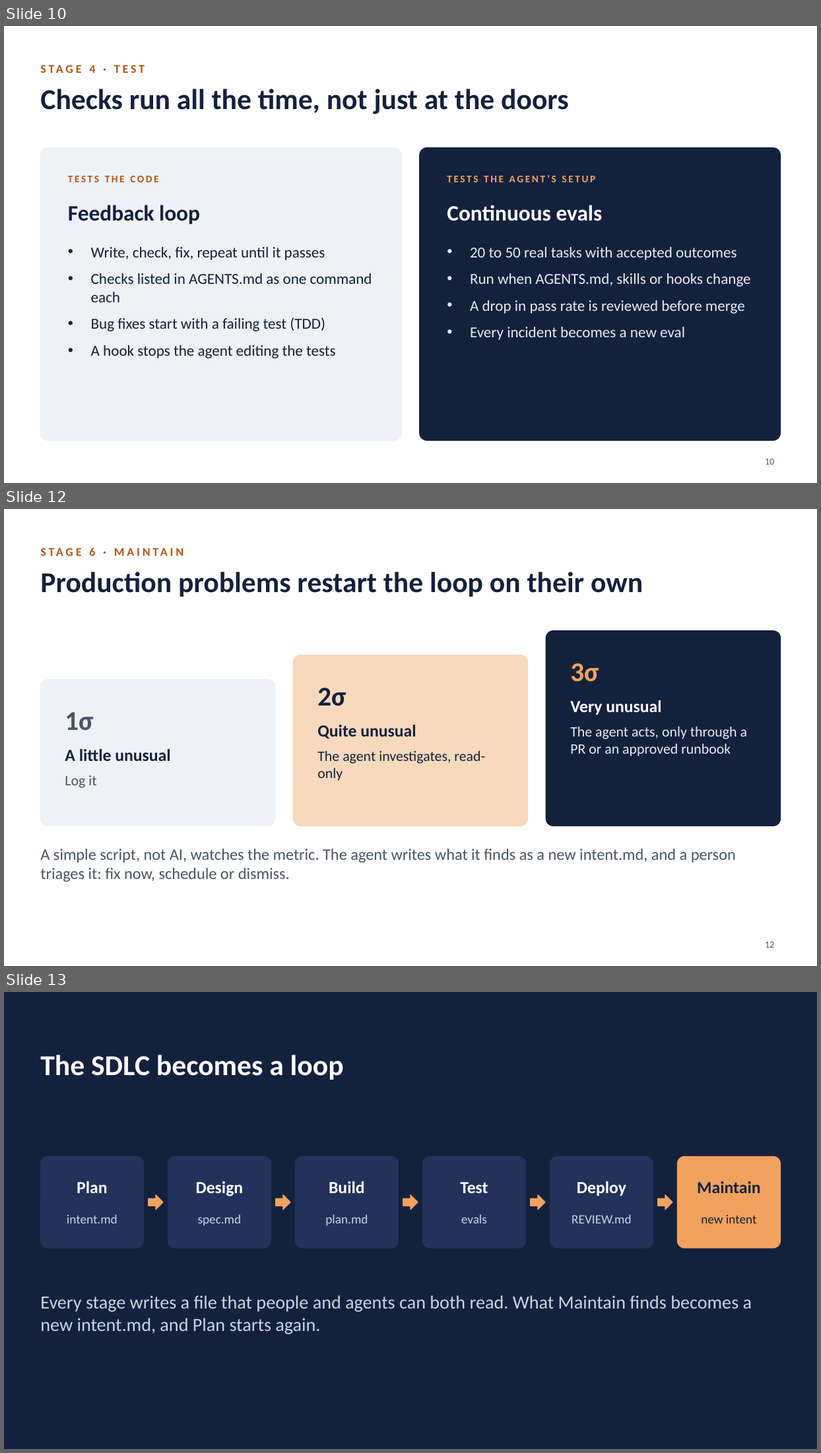
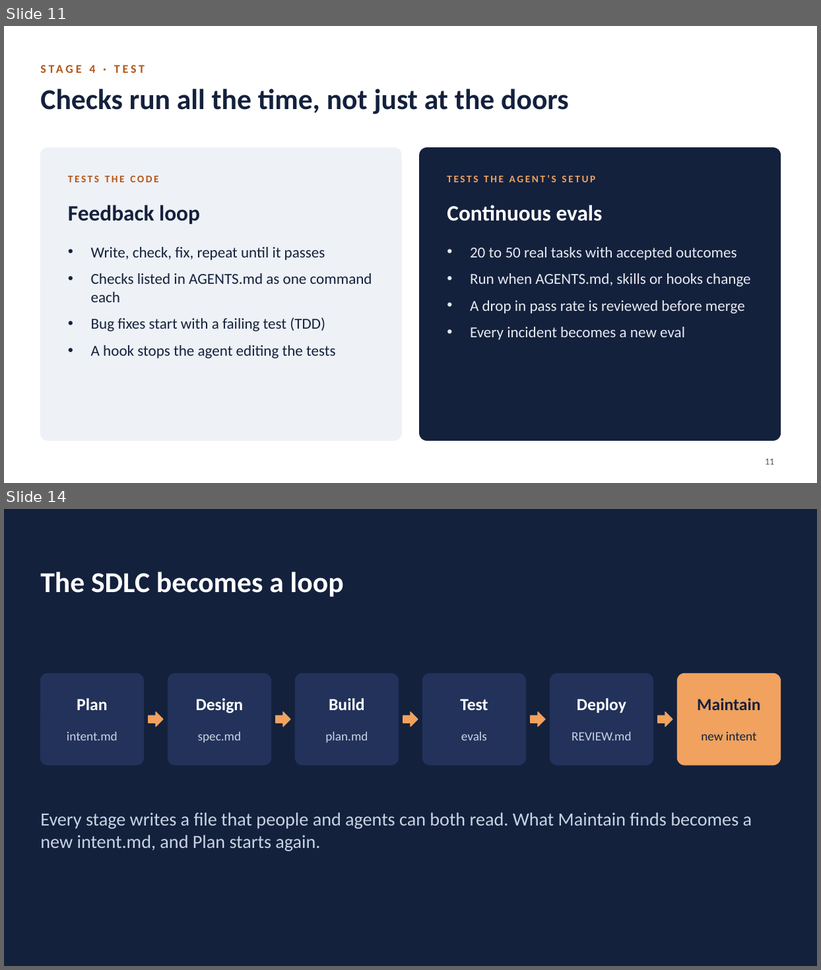
Before and after one commit to coderdark/AI-Native-SDLC, a slide deck: AI-Native-SDLC.pptx. Shown one above the other, each under a label of ours: slides 10, 12 and 13 before the commit, slides 11 and 14 after it; the slides between them are not shown. The pictures are 821x1453 and 821x970 pixels, drawn with LibreOffice and Linux fonts; fonts in the diff are those of the drawing. Boxes give left, top, right and bottom in pixels: in the first picture for what was removed or moved away, otherwise in the second. Text is boxed around its words. In the diff, an @@ line names an element or a change of style, - is before the commit and + after.

```diff
--- a/AI-Native-SDLC.pptx
+++ b/AI-Native-SDLC.pptx
@@ slide 12 removed at (x1=4, y1=509, x2=817, y2=966), background #FFFFFF @@
@@ text removed at (x1=89, y1=547, x2=95, y2=556) @@
-STAGE 6 · MAINTAIN
@@ title removed at (x1=40, y1=572, x2=643, y2=597) @@
-Production problems restart the loop on their own
@@ rounded rectangle removed at (x1=547, y1=631, x2=781, y2=826) @@
@@ rounded rectangle removed at (x1=293, y1=656, x2=527, y2=826) @@
@@ text removed at (x1=570, y1=663, x2=599, y2=682) @@
-3σ
@@ rounded rectangle removed at (x1=40, y1=680, x2=275, y2=826) @@
@@ text removed at (x1=318, y1=688, x2=346, y2=706) @@
-2σ
@@ text removed at (x1=570, y1=700, x2=661, y2=715) @@
-Very unusual
@@ text removed at (x1=65, y1=712, x2=93, y2=731) @@
-1σ
@@ text removed at (x1=318, y1=725, x2=416, y2=739) @@
-Quite unusual
@@ text removed at (x1=570, y1=727, x2=747, y2=757) @@
-The agent acts, only through a PR or an approved runbook
@@ text removed at (x1=65, y1=749, x2=170, y2=761) @@
-A little unusual
@@ text removed at (x1=318, y1=751, x2=485, y2=781) @@
-The agent investigates, read-only
@@ text removed at (x1=65, y1=776, x2=96, y2=788) @@
-Log it
@@ text removed at (x1=40, y1=849, x2=736, y2=882) @@
-A simple script, not AI, watches the metric. The agent writes what it finds as a new intent.md, and a person triages it: fix now, schedule or dismiss.
@@ page number removed at (x1=765, y1=942, x2=774, y2=948) @@
-12
@@ what was slide 10 is now slide 11 @@
@@ page number at (x1=765, y1=459, x2=774, y2=465): text changed @@
-10
+11
@@ what was slide 13 is now slide 14 @@
```
Also in this commit, not shown: 4 slides changed, 2 slides added.
